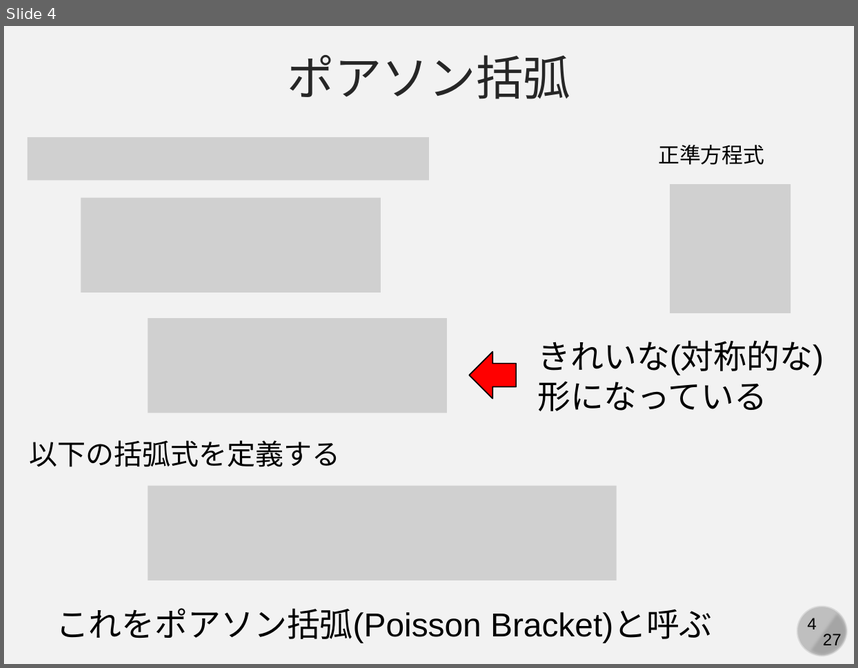
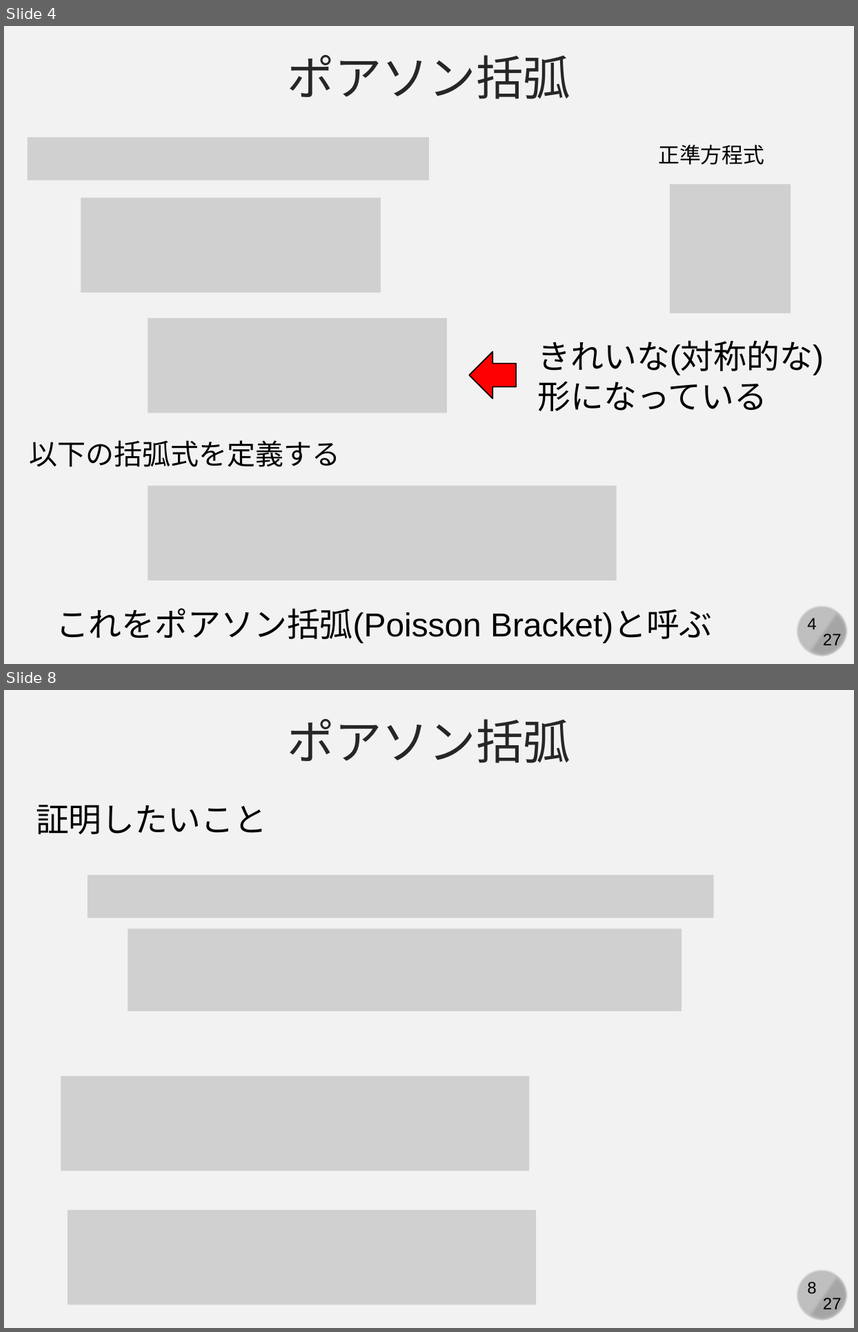
Before and after one commit to kaityo256/classical_mechanics, a slide deck: poisson/fig/slide.pptx. Shown one above the other, each under a label of ours: slide 4 before the commit, slides 4 and 8 after it; the slides between them are not shown. The pictures are 858x668 and 858x1332 pixels, drawn with LibreOffice and Linux fonts; fonts in the diff are those of the drawing; grey boxes stand for pictures. Boxes give left, top, right and bottom in pixels: in the first picture for what was removed or moved away, otherwise in the second. Text is boxed around its words. In the diff, an @@ line names an element or a change of style, - is before the commit and + after.

```diff
--- a/poisson/fig/slide.pptx
+++ b/poisson/fig/slide.pptx
@@ slide 8 added at box(4, 690, 854, 1328), background #F2F2F2; not listed: 4 template elements that a slide beside it also shows @@
@@ text added at box(288, 719, 570, 763), 40 pt, text #262626 @@
+ポアソン括弧
@@ text added at box(36, 805, 267, 834), 28 pt, text #000000 @@
+証明したいこと
@@ picture added at box(87, 876, 714, 918) @@
@@ picture added at box(128, 929, 682, 1012) @@
@@ picture added at box(61, 1076, 529, 1170) @@
@@ picture added at box(67, 1210, 536, 1304) @@
```
Also in this commit, not shown: 1 slide changed, 2 other slides added, 1 other file.
